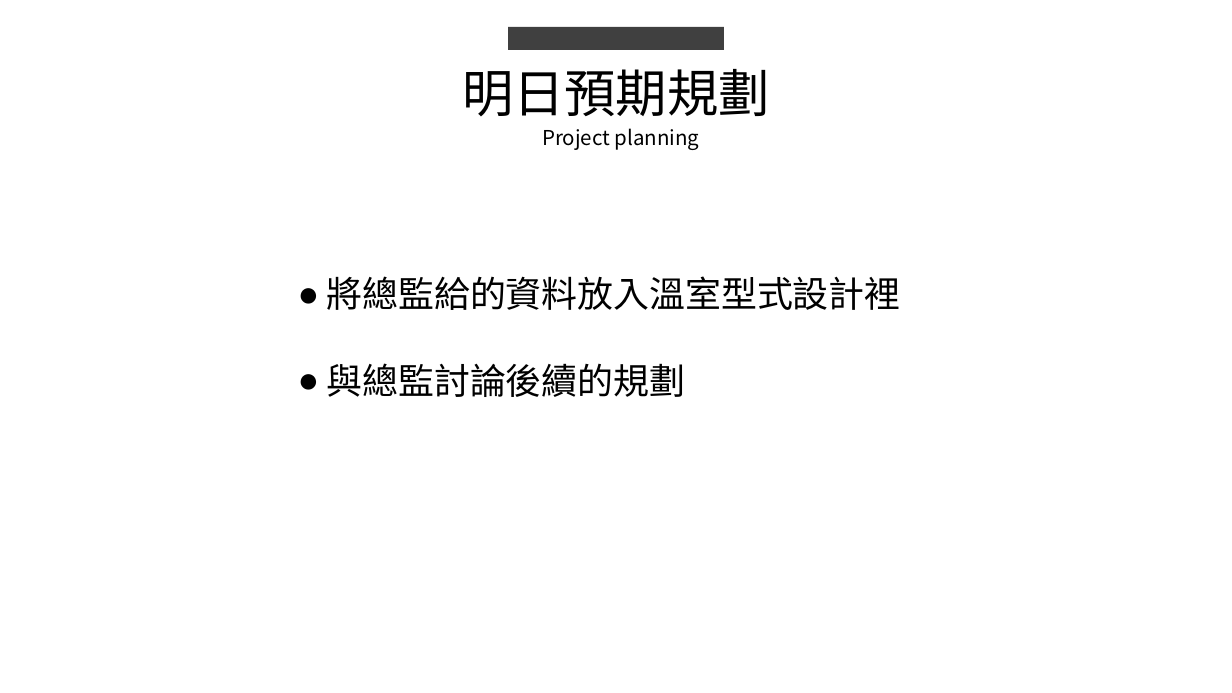
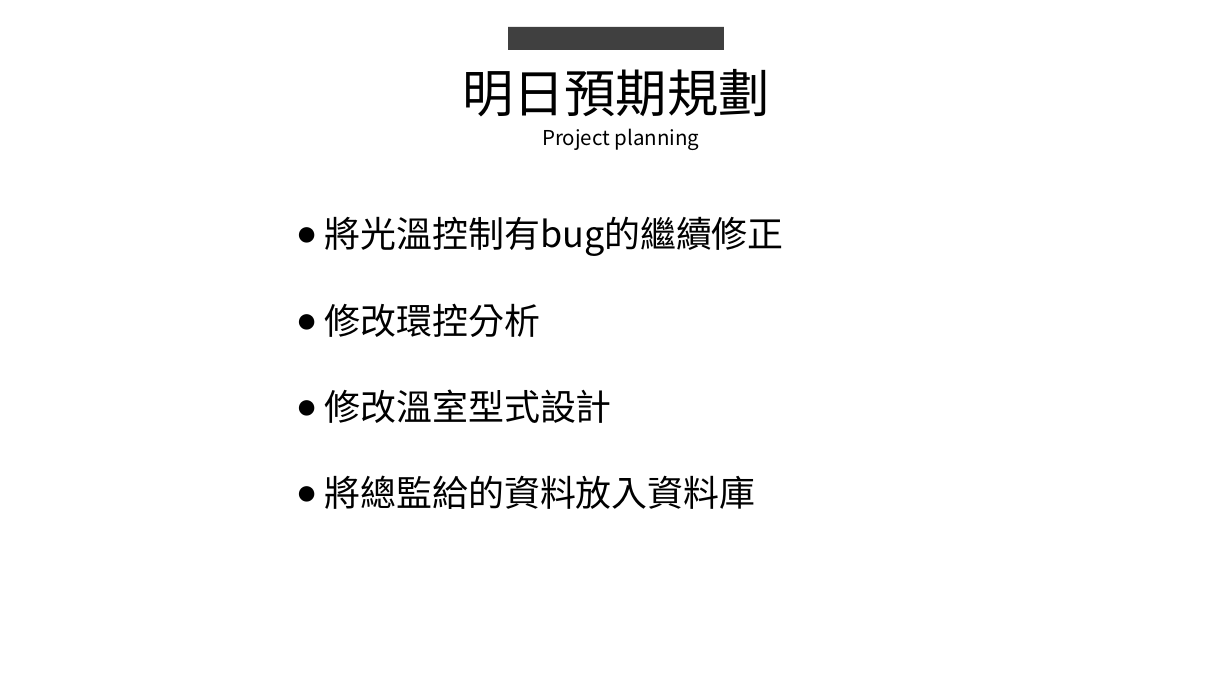
Before and after one commit to king637324/KnowledgeGreenhouseSystem, a slide deck: slide 8 of 工作日報_葉柏漢/2021.07/2021.07.26工作日報_葉柏漢.pptx (slide 6 before the commit). Drawn at 1232x693 pixels with LibreOffice and Linux fonts; fonts in the diff are those of the drawing. Boxes give left, top, right and bottom in pixels: in the first picture for what was removed or moved away, otherwise in the second. Text is boxed around its words. In the diff, an @@ line names an element or a change of style, - is before the commit and + after.

```diff
--- a/工作日報_葉柏漢/2021.07/2021.07.26工作日報_葉柏漢.pptx
+++ b/工作日報_葉柏漢/2021.07/2021.07.26工作日報_葉柏漢.pptx
@@ text at (325, 216, 784, 509): text changed @@
-● 將總監給的資料放入溫室型式設計裡
-● 與總監討論後續的規劃
+● 將光溫控制有bug的繼續修正
+● 修改環控分析
+● 修改溫室型式設計
+● 將總監給的資料放入資料庫
```
Also in this commit, not shown: 2 other slides changed, 4 slides added, 2 slides removed, 5 other files.
